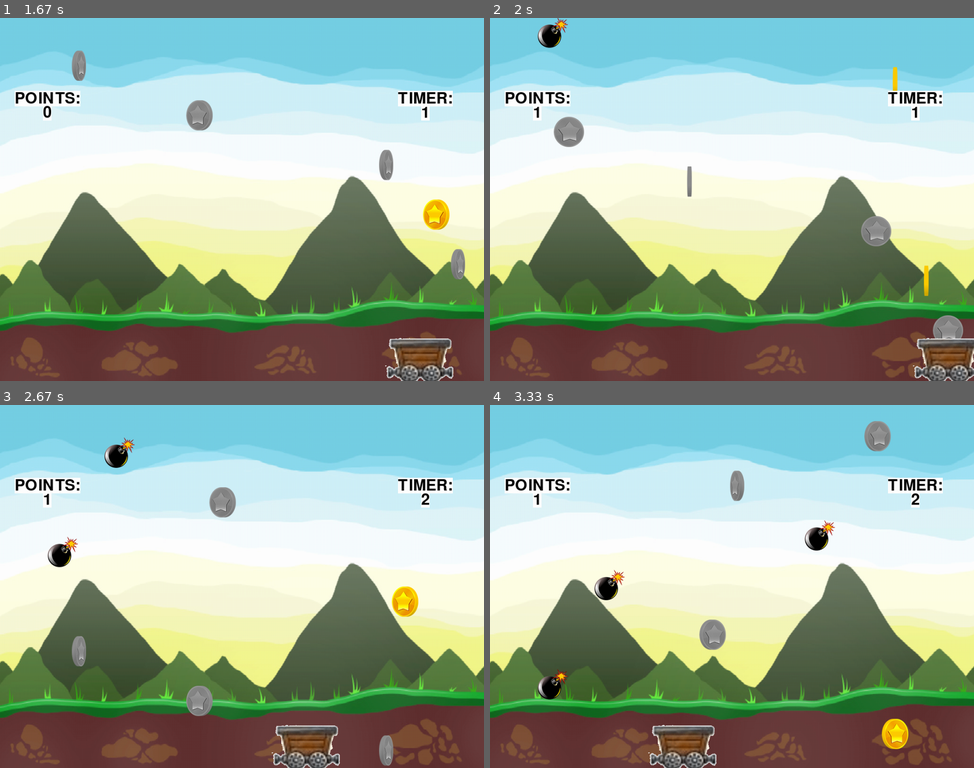
Above: before the commit, frames 1-4 (two rows, left to right).
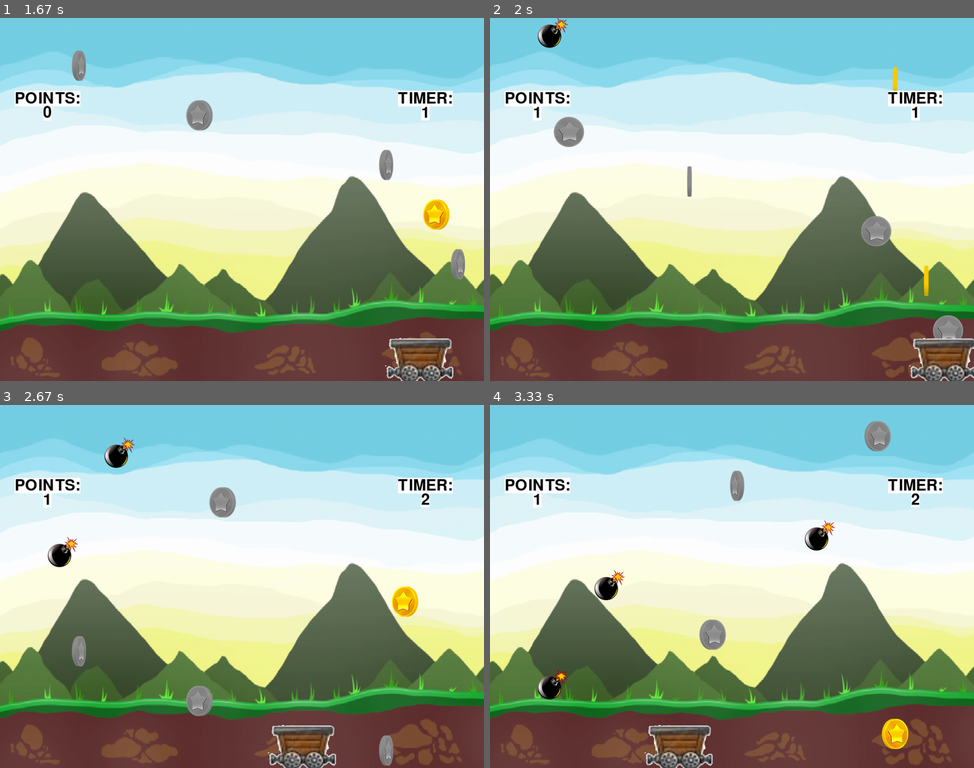
Above: after the commit, the same moments.

Repository: vineetjc/pygame-Coin-Fall-
Game: pygame game, started from main.py
The game is run twice, just before and just after one commit, with the same random seed, the same clock (stepped at 60 frames per second) and the same inputs.
Inputs:
- Up to frame 1 (1.67 s): click "Start Game" at 0.38 s; hold Right 0.67-1.13 s; hold Right from 1.5 s (still down)
- Up to frame 2 (2 s): release Right at 1.97 s
- Up to frame 3 (2.67 s): hold Left 2-2.53 s; hold Down from 2.57 s (still down)
- Up to frame 4 (3.33 s): release Down at 2.87 s; hold Left 2.9-3.3 s

Frame 1 is identical in both runs. In frame 2, 0.6% of the frame differs, in the area x 86-100%, y 88-100%; in frame 3, 0.7%; in frame 4, 0.7%, in the area x 31-47%, y 88-100%.

Commit message:
integrated new input module with the game

Diff:
--- a/src/game_screens/game_screen.py
+++ b/src/game_screens/game_screen.py
@@ -51,7 +51,7 @@
         if self.need_reset:
             self.reset_before_restart()
 
-        self.cart.handle_keys(self.pygame, self.size)
+        self.cart.move(self.size, self.game_manager.input)
         self.surface.blit(self.pygame.transform.scale(self.res.BG, self.size), (0, 0))
 
         c = self.get_random_entity(self.i, self.res, self.size, self.surface)
--- a/src/objects/cart.py
+++ b/src/objects/cart.py
@@ -1,6 +1,7 @@
 ##################
 # Cart Class
 ##################
+import math
 from src.misc.game_enums import Entity
 
 
@@ -13,17 +14,13 @@
         self.y = size[1] - 120
         self.points = 0  # Changed Points to points
         self.dead = False  # Add this for game end check
+        self.speed = 10
 
-    def handle_keys(self, pygame, size):
-        key = pygame.key.get_pressed()
-        dist = 10  # Change this value if necessary
-        if key[pygame.K_RIGHT]:
-            if self.x < size[0] - 140:
-                self.x += dist
-
-        elif key[pygame.K_LEFT]:
-            if self.x > -10:
-                self.x -= dist
+    def move(self, size, input):
+        movement = input.get_axis('horizontal') * self.speed
+        desired_movement = self.x + movement
+        final_movement = max(min(desired_movement, size[0] - 140), -10)
+        self.x = final_movement
 
     def draw(self):
         self.surface.blit(self.image, (self.x, self.y))
